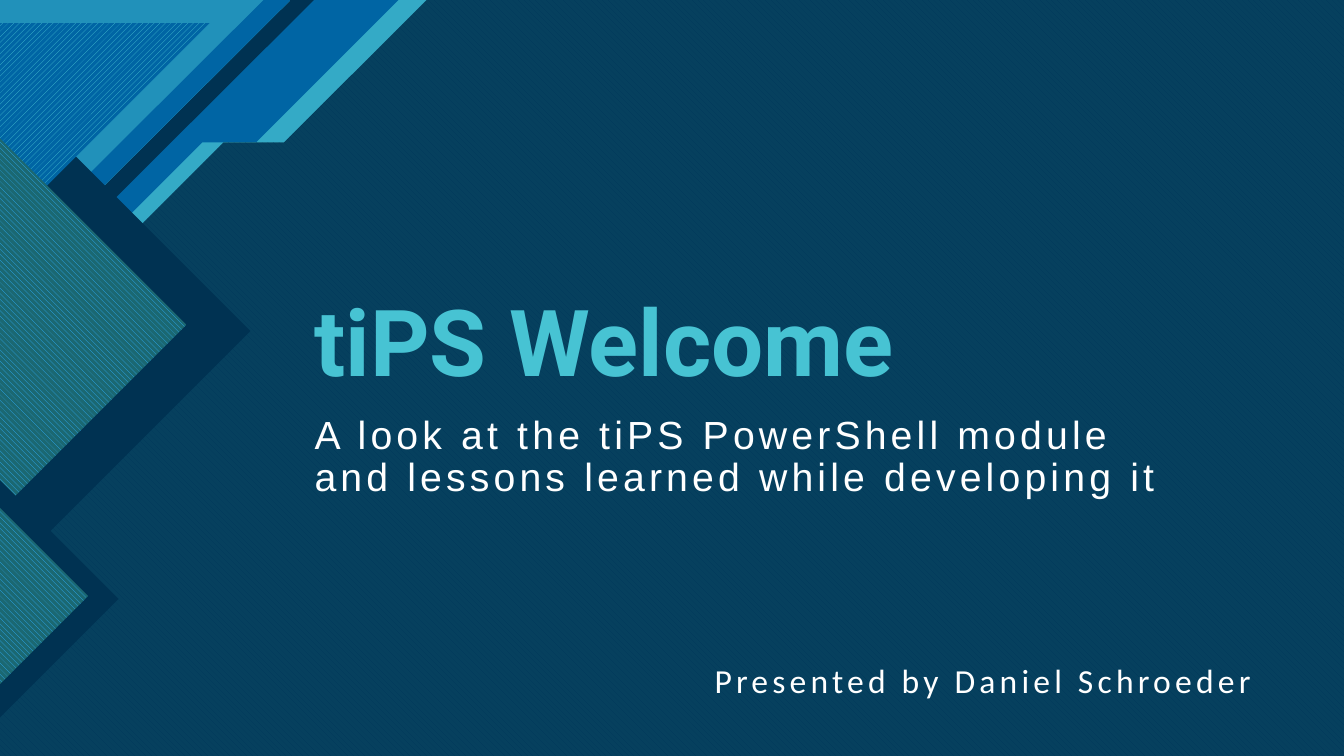
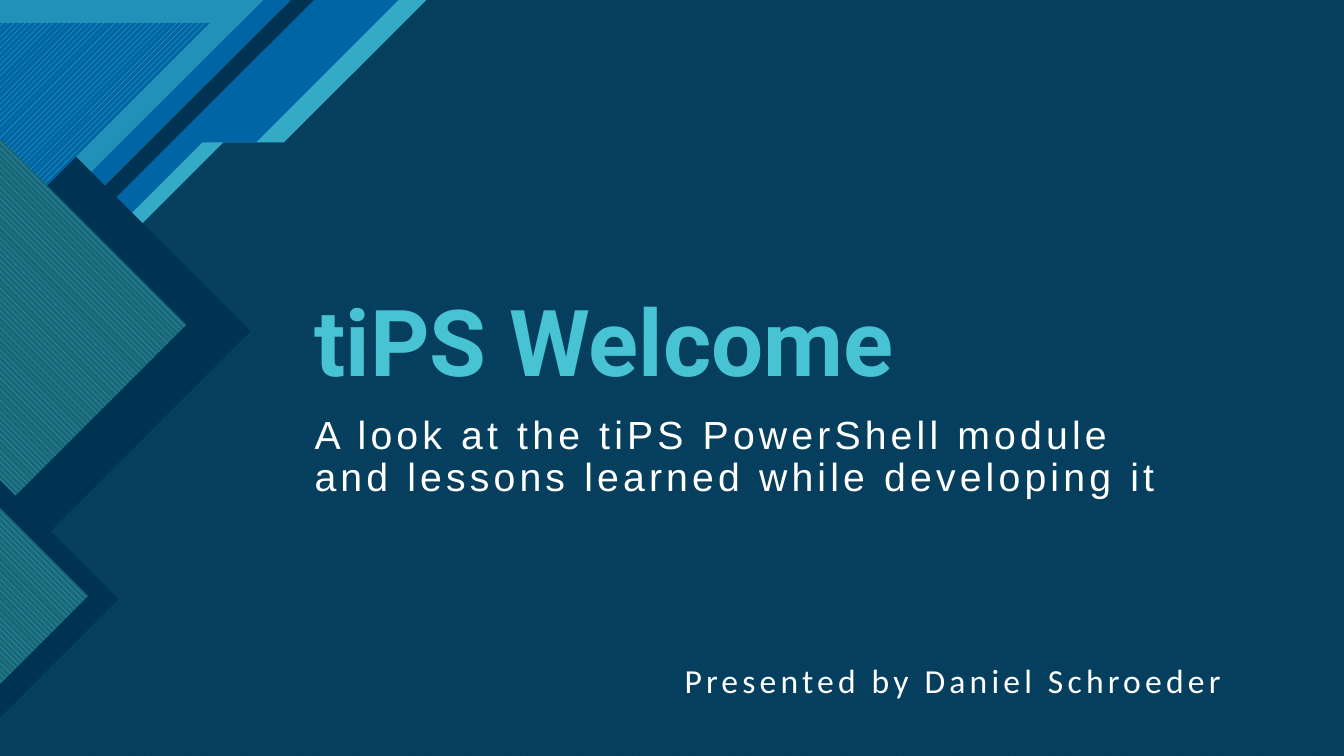
Before and after one commit to deadlydog/Presentation.tiPSWelcome, a slide deck: slide 1 of src/tiPS Welcome.pptx. Drawn at 1344x756 pixels with LibreOffice and Linux fonts; fonts in the diff are those of the drawing. Boxes give left, top, right and bottom in pixels: in the first picture for what was removed or moved away, otherwise in the second. Text is boxed around its words. In the diff, an @@ line names an element or a change of style, - is before the commit and + after.

```diff
--- a/src/tiPS Welcome.pptx
+++ b/src/tiPS Welcome.pptx
@@ text "Presented by Daniel Schroeder": place and size @@
-text "Presented by Daniel Schroeder" at bbox=[715, 669, 1250, 699]
+text "Presented by Daniel Schroeder" at bbox=[685, 669, 1220, 699]
```
Also in this commit, not shown: 6 other slides changed, 6 slides added, 1 slide removed, 5 other files.
